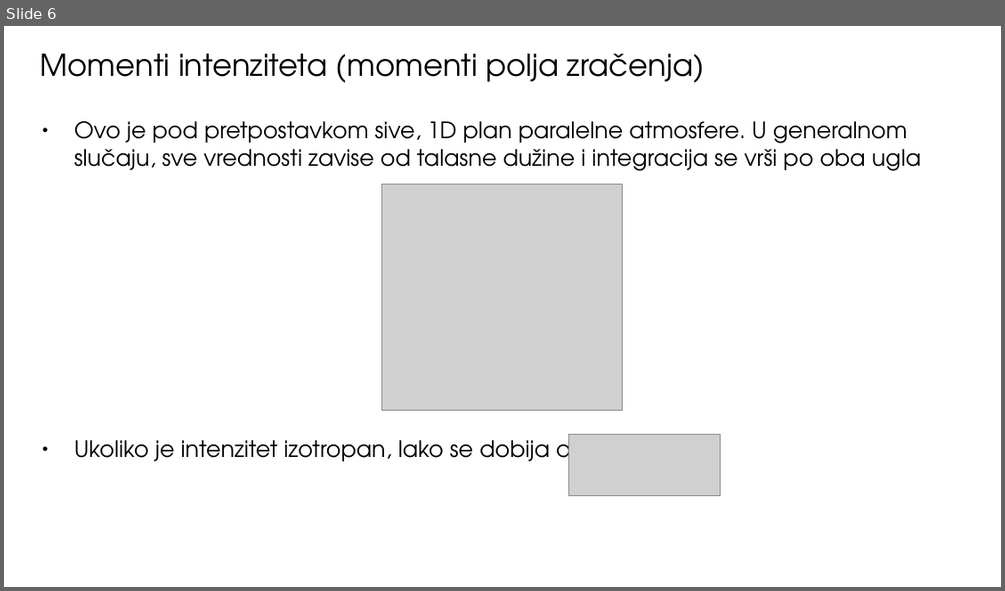
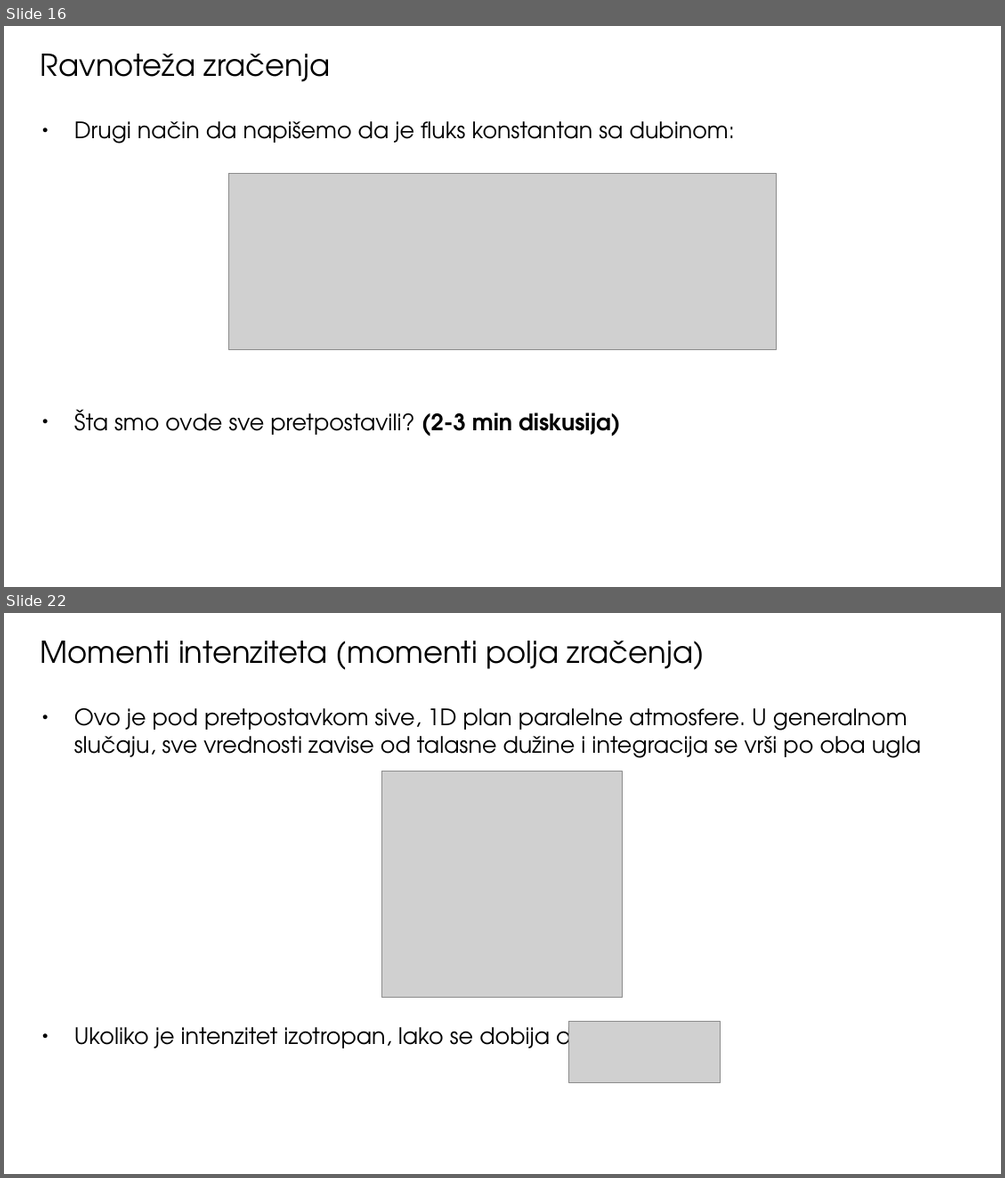
Before and after one commit to ivanzmilic/TZS_matf, a slide deck: Predavanja/Predavanje_06_Atmosfere_u_RZ.odp. Shown one above the other, each under a label of ours: slide 6 before the commit, slides 16 and 22 after it; the slides between them are not shown. The pictures are 1005x591 and 1005x1178 pixels, drawn with LibreOffice and Linux fonts; fonts in the diff are those of the drawing; grey boxes stand for pictures. Boxes give left, top, right and bottom in pixels: in the first picture for what was removed or moved away, otherwise in the second. Text is boxed around its words. In the diff, an @@ line names an element or a change of style, - is before the commit and + after.

```diff
--- a/Predavanja/Predavanje_06_Atmosfere_u_RZ.odp
+++ b/Predavanja/Predavanje_06_Atmosfere_u_RZ.odp
@@ slide 16 added at bbox=[4, 26, 1001, 587], background #FFFFFF @@
@@ title added at bbox=[40, 54, 330, 82], 24 pt, text #000000 @@
+Ravnoteža zračenja
@@ text added at bbox=[74, 121, 735, 435], 18 pt, text #000000 @@
+● Drugi način da napišemo da je fluks konstantan sa dubinom:
+● Šta smo ovde sve pretpostavili? (2-3 min diskusija)
@@ picture added at bbox=[228, 174, 776, 350] @@
@@ what was slide 6 is now slide 22 @@
```
Also in this commit, not shown: 4 slides changed, 19 other slides added, 23 slides removed, 21 other files.
